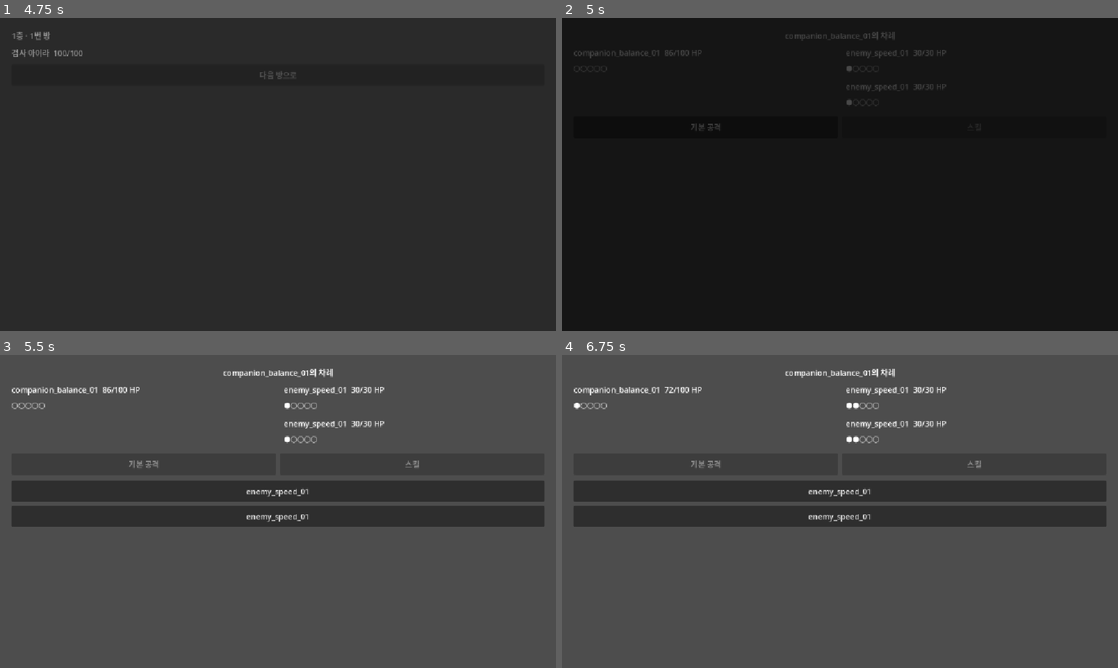
Above: before the commit, frames 1-4 (two rows, left to right).
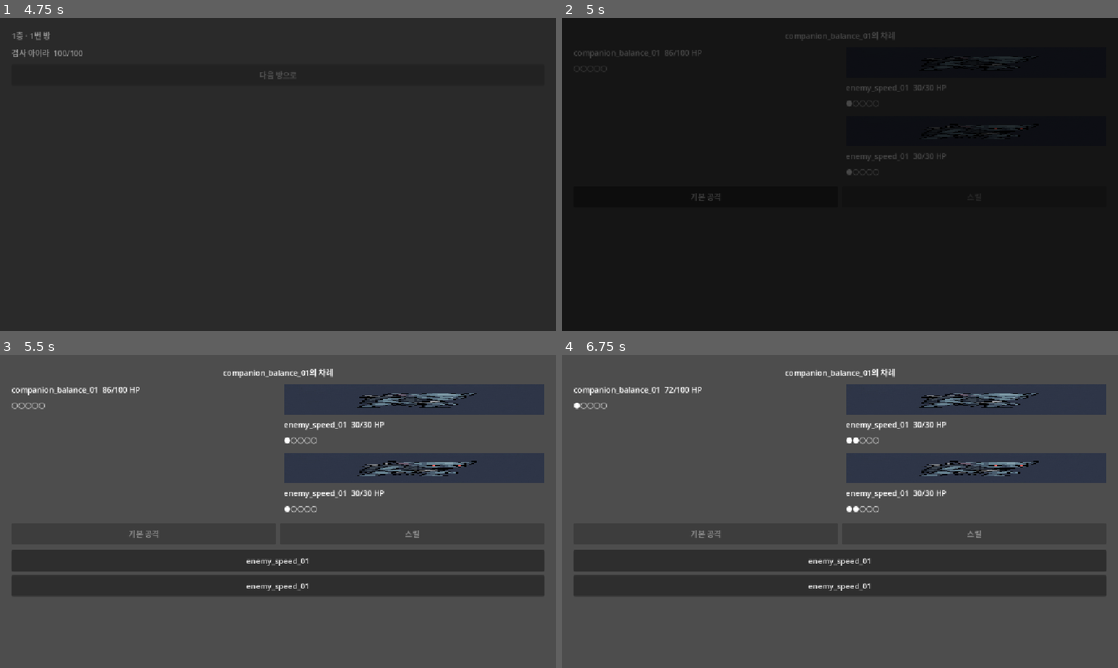
Above: after the commit, the same moments.

Repository: juunj-code/juunj
Game: Godot game, scene res://scenes/Boot.tscn
Two runs of this game, one before a commit and one after it. Both use one fixed random seed, a clock stepped at 60 frames per second and the inputs below.
Inputs:
- Up to frame 1 (4.75 s): click "시작" at 0.5 s; click "검사 아이라" at 1.25 s; click "검사 아이라" at 2 s; click "장착 안 함" at 2.75 s; click "장착 안 함" at 3.5 s; click "출발" at 4.25 s
- Up to frame 2 (5 s): no input
- Up to frame 3 (5.5 s): click "기본 공격" at 5 s
- Up to frame 4 (6.75 s): click "enemy_speed_01" at 5.75 s; click "기본 공격" at 6.5 s

Frame 1 is identical in both runs. In frame 2, 0.5% of the frame differs, in the area x 23-83%, y 10-59%; in frame 3, 31%; in frame 4, 31%, in the area x 2-98%, y 9-77%.

Commit message:
feat: generate and wire enemy sprites for all 4 MVP enemies
Generates 고블린 정찰병/떠도는 병사/돌 수문장/바람의 수호자 via Higgsfield
nano_banana_pro (user approved the spend -- 2 credits/image, 8 total),
following design/art/art-bible.md Section 3-1's per-size silhouette rules
(소형: 2+ triangular spikes, 중형: inverted-triangle torso or asymmetric
arm, 보스: 4x mass + internal negative space) -- prompts and rationale in
design/art/enemy-sprite-prompts.md.

Also clarifies art-bible Section 4-2: enemy sprite base color is the cool
냉석/안개 blue-gray family, not 위협홍 red -- red is an eyes/cracks accent
only, never the main body fill (resolves an ambiguity between Section 2's
"cool rim light" and Section 4-2's earlier "적 rim light" red example).

Sets EnemyData.sprite_id on all 4 .tres files, threads sprite_id through
TurnBattle._build_enemy_units()'s unit dict, and renders it as a 64x64
TextureRect above each enemy row in battle_screen.gd. Verified via the
existing headless smoke scene (prototypes/status-icon-smoke/, which
already uses enemy_tank_01) -- wiring runs error-free; final visual
layout/sizing sign-off is still an editor F6 look away (ADVISORY, not a
gate).

Story: 적-데이터 (sprite_id), UI-HUD 적 렌더

Diff:
--- a/assets/data/enemies/enemy_balance_01.tres
+++ b/assets/data/enemies/enemy_balance_01.tres
@@ -6,7 +6,7 @@
 script = ExtResource("1")
 id = "enemy_balance_01"
 name = "떠도는 병사"
-sprite_id = ""
+sprite_id = "res://assets/art/sprites/enemy_balance_01.png"
 base_hp = 45
 base_atk = 13
 base_def = 7
--- a/assets/data/enemies/enemy_boss_01.tres
+++ b/assets/data/enemies/enemy_boss_01.tres
@@ -6,7 +6,7 @@
 script = ExtResource("1")
 id = "enemy_boss_01"
 name = "바람의 수호자"
-sprite_id = ""
+sprite_id = "res://assets/art/sprites/enemy_boss_01.png"
 base_hp = 150
 base_atk = 15
 base_def = 8
--- a/assets/data/enemies/enemy_speed_01.tres
+++ b/assets/data/enemies/enemy_speed_01.tres
@@ -6,7 +6,7 @@
 script = ExtResource("1")
 id = "enemy_speed_01"
 name = "고블린 정찰병"
-sprite_id = ""
+sprite_id = "res://assets/art/sprites/enemy_speed_01.png"
 base_hp = 30
 base_atk = 16
 base_def = 4
--- a/assets/data/enemies/enemy_tank_01.tres
+++ b/assets/data/enemies/enemy_tank_01.tres
@@ -6,7 +6,7 @@
 script = ExtResource("1")
 id = "enemy_tank_01"
 name = "돌 수문장"
-sprite_id = ""
+sprite_id = "res://assets/art/sprites/enemy_tank_01.png"
 base_hp = 65
 base_atk = 10
 base_def = 12
--- a/scenes/battle_screen.gd
+++ b/scenes/battle_screen.gd
@@ -46,8 +46,18 @@
 
 	_battle.run_battle()
 
+const _ENEMY_SPRITE_SIZE := Vector2(64, 64) ## design/art/art-bible.md Section 3-1
+
 func _build_rows(units: Array, container: VBoxContainer) -> void:
 	for unit in units:
+		var sprite_id: String = unit.get("sprite_id", "")
+		if sprite_id != "":
+			var sprite := TextureRect.new()
+			sprite.texture = load(sprite_id)
+			sprite.custom_minimum_size = _ENEMY_SPRITE_SIZE
+			sprite.expand_mode = TextureRect.EXPAND_FIT_WIDTH_PROPORTIONAL
+			container.add_child(sprite)
+
 		var label := Label.new()
 		container.add_child(label)
 		if not _labels.has(unit["id"]):
--- a/src/core/turn_battle.gd
+++ b/src/core/turn_battle.gd
@@ -64,7 +64,7 @@
 			"base_atk": data.base_atk, "base_def": data.base_def,
 			"spd": data.base_spd, "current_sp": e.current_sp,
 			"active_effects": e.active_effects, "skill_id": data.skill_id,
-			"is_boss": data.is_boss, "run_state": e,
+			"is_boss": data.is_boss, "sprite_id": data.sprite_id, "run_state": e,
 		})
 	return units
 
Binary file added: assets/art/sprites/enemy_balance_01.png
Not shown, added: assets/art/sprites/enemy_balance_01.png.import
Binary file added: assets/art/sprites/enemy_boss_01.png
Not shown, added: assets/art/sprites/enemy_boss_01.png.import
Binary file added: assets/art/sprites/enemy_speed_01.png
Not shown, added: assets/art/sprites/enemy_speed_01.png.import
Binary file added: assets/art/sprites/enemy_tank_01.png
Not shown, added: assets/art/sprites/enemy_tank_01.png.import
Not shown, changed: design/art/art-bible.md
Not shown, added: design/art/enemy-sprite-prompts.md
Not shown, changed: production/session-state/active.md
Not shown, changed: prototypes/status-icon-smoke/README.md
